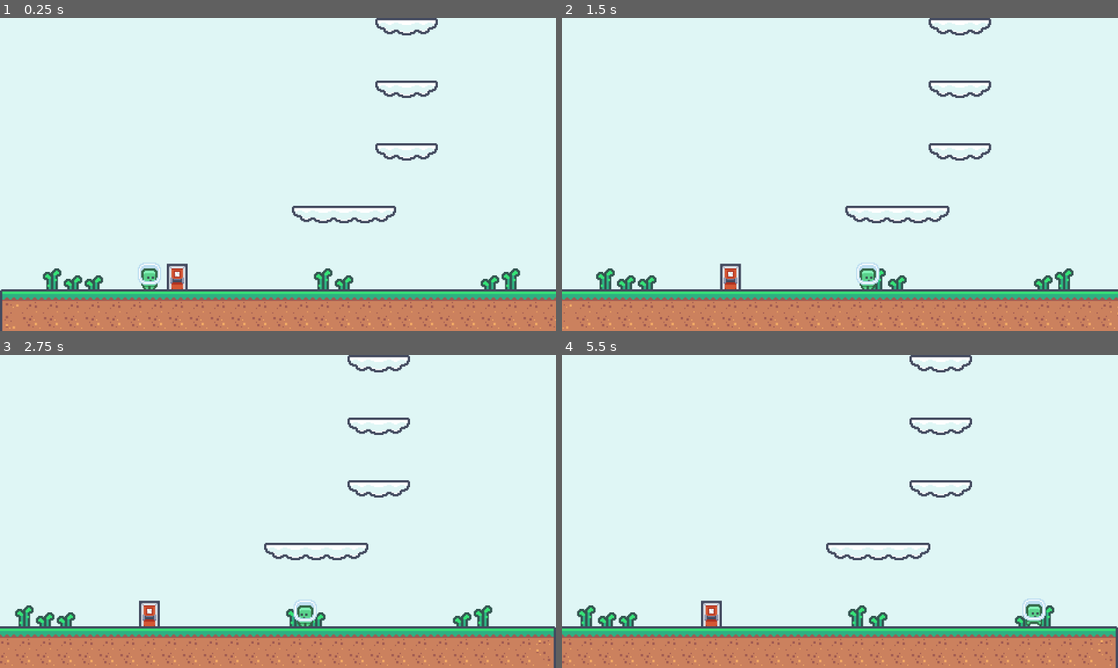
Above: before the commit, frames 1-4 (two rows, left to right).
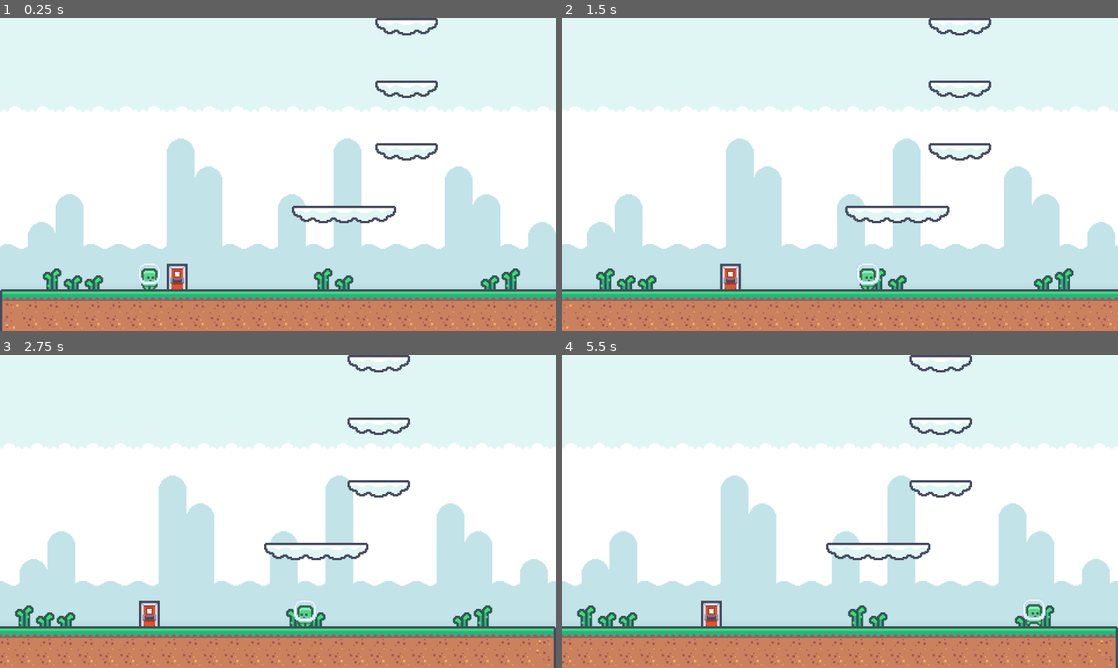
Above: after the commit, the same moments.

Repository: Aero48/N232-Project-2
Game: Godot game, scene res://levels/ascent.tscn
Two runs of this game, one before a commit and one after it. Both use one fixed random seed, a clock stepped at 60 frames per second and the inputs below. This scene is started directly instead of the project's main scene.
Inputs:
- Up to frame 1 (0.25 s): no input
- Up to frame 2 (1.5 s): tap Enter at 0.5 s; hold E (interact) 0.53-1.28 s; hold Right (right) from 0.53 s (still down); tap Space (jump) at 0.77 s; tap E (interact) at 1.35 s
- Up to frame 3 (2.75 s): tap Space (jump) at 1.52 s; release Right (right) at 2.03 s; hold Left (left) from 2.03 s (still down); hold E (interact) from 2.03 s (still down)
- Up to frame 4 (5.5 s): release Left (left) at 2.78 s; release E (interact) at 2.78 s; hold Right (right) 2.78-4.28 s; tap E (interact) at 2.85, 4.35 s; tap Space (jump) at 3.02, 3.77, 4.52 s; hold E (interact) 3.53-4.28 s; hold Left (left) 4.28-5.03 s; hold Right (right) from 5.03 s (still down); hold E (interact) from 5.03 s (still down)

The runs differ from the first frame. In frame 1, 54% of the frame differs, in the area x 0-100%, y 28-88%; in frame 2, 54%; in frame 3, 54%; in frame 4, 54%.

Commit message:
more background

Diff:
--- /dev/null
+++ b/game_objects/tall_hills_bg.tscn
@@ -0,0 +1,32 @@
+[gd_scene load_steps=4 format=3 uid="uid://qmyg3rah12im"]
+
+[ext_resource type="Texture2D" uid="uid://7vl0wv00h8hp" path="res://assets/backgrounds/blue_sky.png" id="1_c00ic"]
+[ext_resource type="Texture2D" uid="uid://l11igd6koech" path="res://assets/backgrounds/clouds.png" id="2_6v0bn"]
+[ext_resource type="Texture2D" uid="uid://l6mey8nicc2" path="res://assets/backgrounds/tall_hills.png" id="3_ht2hr"]
+
+[node name="GrassBg" type="ParallaxBackground"]
+
+[node name="Sky" type="ParallaxLayer" parent="."]
+motion_scale = Vector2(0, 0)
+
+[node name="Sprite2D" type="Sprite2D" parent="Sky"]
+texture = ExtResource("1_c00ic")
+centered = false
+
+[node name="Clouds" type="ParallaxLayer" parent="."]
+position = Vector2(0, 100)
+motion_scale = Vector2(0.2, 0.2)
+motion_mirroring = Vector2(480, 0)
+
+[node name="Sprite2D" type="Sprite2D" parent="Clouds"]
+texture = ExtResource("2_6v0bn")
+centered = false
+
+[node name="Hills" type="ParallaxLayer" parent="."]
+position = Vector2(0, 200)
+motion_scale = Vector2(0.3, 0.3)
+motion_mirroring = Vector2(480, 0)
+
+[node name="Sprite2D" type="Sprite2D" parent="Hills"]
+texture = ExtResource("3_ht2hr")
+centered = false
--- a/levels/ascent.tscn
+++ b/levels/ascent.tscn
@@ -3,12 +3,12 @@
 [ext_resource type="TileSet" uid="uid://bfqp6mxmqt3x3" path="res://assets/grass_tileset.tres" id="1_1sbwg"]
 [ext_resource type="PackedScene" uid="uid://c381uru21milu" path="res://game_objects/player.tscn" id="2_lmv64"]
 [ext_resource type="PackedScene" uid="uid://cqtr71ud1n7ca" path="res://game_objects/spring.tscn" id="3_jb6ol"]
-[ext_resource type="PackedScene" uid="uid://cnjy3rnnr8rvh" path="res://game_objects/sky_bg.tscn" id="4_blh1b"]
 [ext_resource type="PackedScene" uid="uid://5qqlp3rikl5g" path="res://game_objects/pause_menu.tscn" id="5_wrq3h"]
 [ext_resource type="PackedScene" uid="uid://8uwtqakntuyf" path="res://game_objects/effect.tscn" id="6_23am3"]
 [ext_resource type="Texture2D" uid="uid://d0gq301a5tg7d" path="res://assets/effect_iron.png" id="7_8l8no"]
 [ext_resource type="TileSet" uid="uid://bhsklgymwhund" path="res://assets/factory_tileset.tres" id="7_hdho1"]
 [ext_resource type="PackedScene" uid="uid://dds8g1n1tbviw" path="res://game_objects/start_point.tscn" id="9_np8y4"]
+[ext_resource type="PackedScene" uid="uid://qmyg3rah12im" path="res://game_objects/tall_hills_bg.tscn" id="10_vl33l"]
 [ext_resource type="PackedScene" uid="uid://cagmtgj135uk" path="res://game_objects/warp_door.tscn" id="10_yjiou"]
 
 [node name="Platformer" type="Node2D"]
@@ -20,8 +20,6 @@
 
 [node name="Spring" parent="." instance=ExtResource("3_jb6ol")]
 position = Vector2(243, 423)
-
-[node name="GrassBg" parent="." instance=ExtResource("4_blh1b")]
 
 [node name="PauseMenu" parent="." instance=ExtResource("5_wrq3h")]
 
@@ -48,3 +46,5 @@
 targetLevel = "hub"
 targetStartPoint = "from_ascent"
 targetHasTitleCard = true
+
+[node name="GrassBg" parent="." instance=ExtResource("10_vl33l")]
Binary file added: assets/backgrounds/tall_hills.png
Not shown, added: assets/backgrounds/tall_hills.png.import
